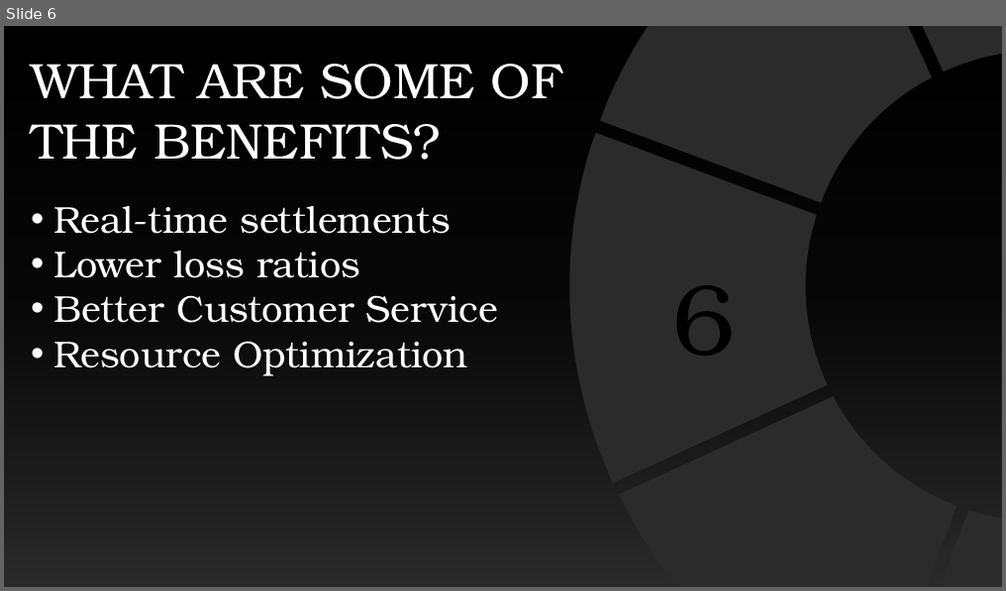
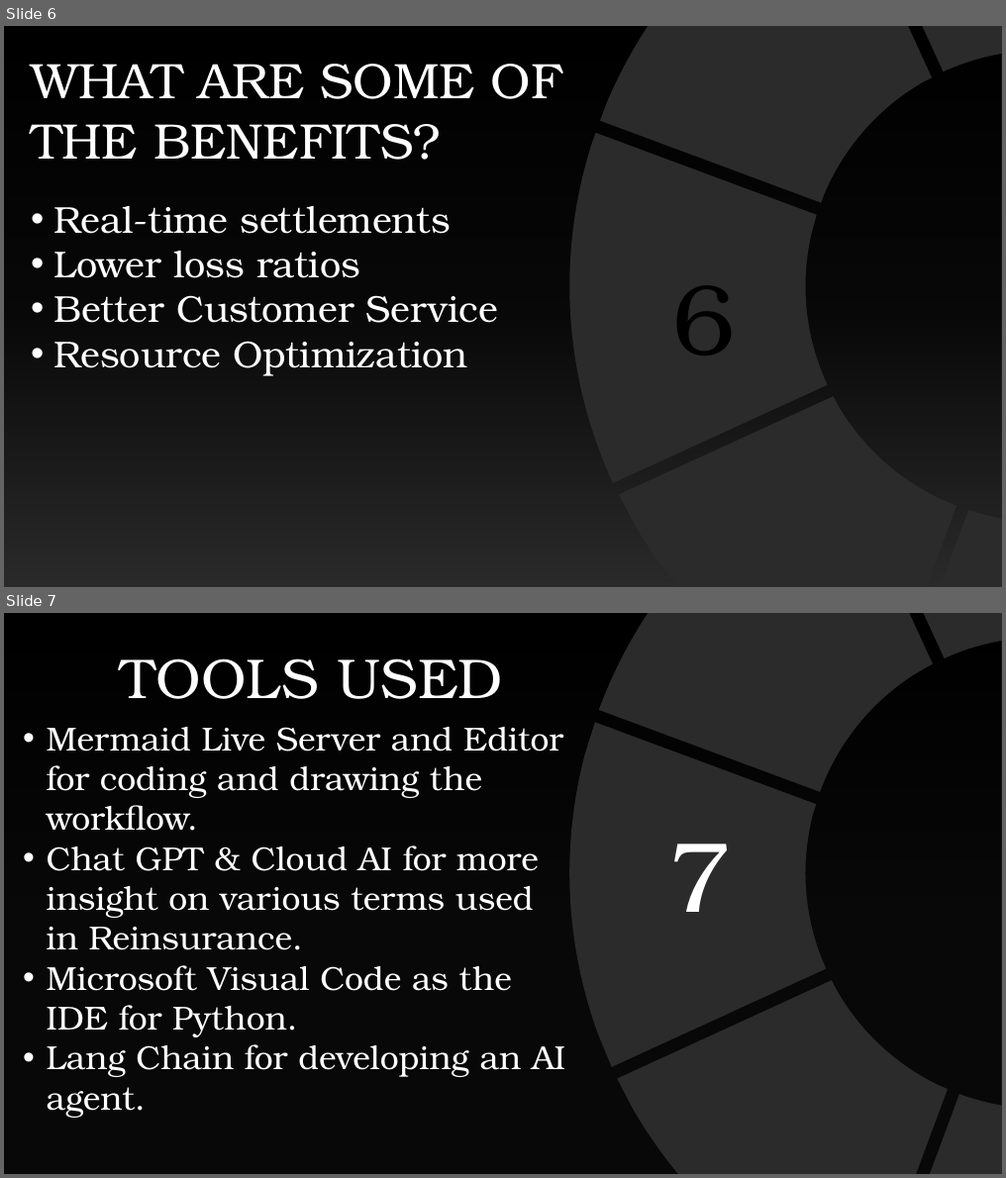
Before and after one commit to hacknovators-org/Presentation, a slide deck: Presentation1.pptx. Shown one above the other, each under a label of ours: slide 6 before the commit, slides 6 and 7 after it. The pictures are 1006x591 and 1006x1178 pixels, drawn with LibreOffice and Linux fonts; fonts in the diff are those of the drawing; background and template pictures are left out; a plain dark background stands for a picture behind light text. Boxes give left, top, right and bottom in pixels: in the first picture for what was removed or moved away, otherwise in the second. Text is boxed around its words. In the diff, an @@ line names an element or a change of style, - is before the commit and + after.

```diff
--- a/Presentation1.pptx
+++ b/Presentation1.pptx
@@ slide 7 added at (4, 613, 1002, 1174), background picture (left out) @@
@@ rectangle added at (4, 613, 1002, 1174), fill gradient #000000 @@
@@ freeform shape added at (436, 613, 1002, 1174), fill #FFFFFF @@
@@ text added at (121, 659, 503, 699), 54 pt, text #FFFFFF @@
+TOOLS USED
@@ text added at (47, 727, 565, 1118), 32 pt, text #FFFFFF @@
+• Mermaid Live Server and Editor for coding and drawing the workflow.
+• Chat GPT & Cloud AI for more insight on various terms used in Reinsurance.
+• Microsoft Visual Code as the IDE for Python.
+• Lang Chain for developing an AI agent.
@@ text added at (668, 844, 731, 912), 96 pt, text #FFFFFF @@
+7
```
Also in this commit, not shown: 2 slides changed, 1 other slide added, 2 slides removed, 2 other files.
